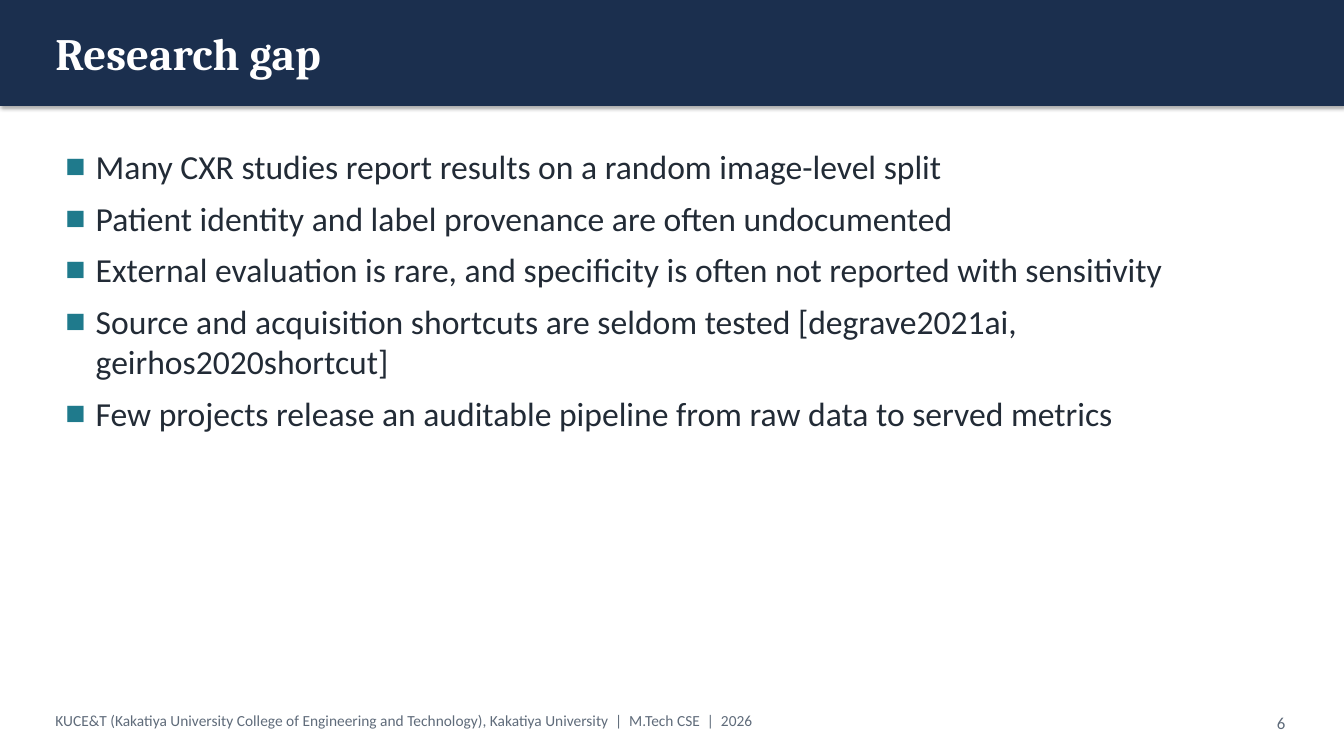
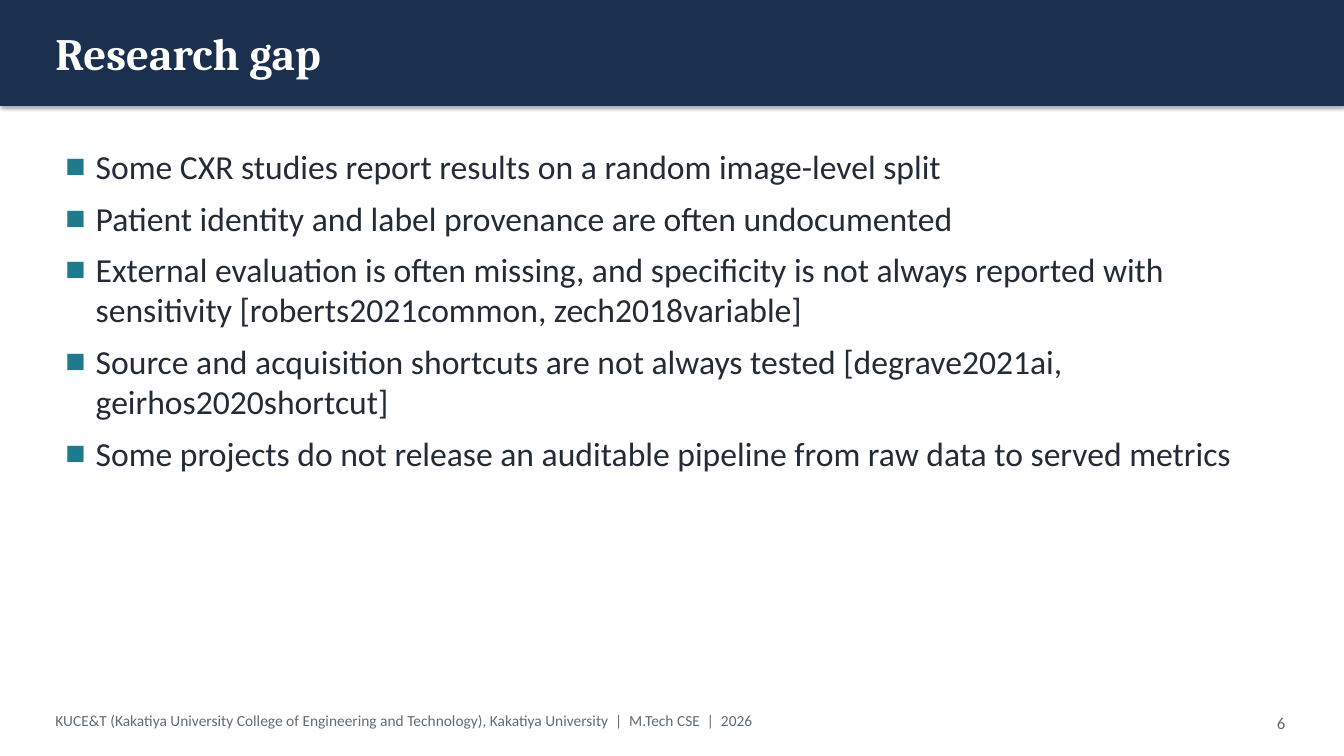
Before and after one commit to KSathwik/Lung_Disease_Detector, a slide deck: slide 6 of docs/presentation/LungAI_MTech_Presentation.pptx. Drawn at 1344x756 pixels with LibreOffice and Linux fonts; fonts in the diff are those of the drawing. Boxes give left, top, right and bottom in pixels: in the first picture for what was removed or moved away, otherwise in the second. Text is boxed around its words. In the diff, an @@ line names an element or a change of style, - is before the commit and + after.

```diff
--- a/docs/presentation/LungAI_MTech_Presentation.pptx
+++ b/docs/presentation/LungAI_MTech_Presentation.pptx
@@ text at [96, 155, 940, 185]: text changed @@
-■ Many CXR studies report results on a random image-level split
+■ Some CXR studies report results on a random image-level split
@@ text at [96, 258, 1230, 472]: text changed @@
-■ External evaluation is rare, and specificity is often not reported with sensitivity
-■ Source and acquisition shortcuts are seldom tested [degrave2021ai, geirhos2020shortcut]
-■ Few projects release an auditable pipeline from raw data to served metrics
+■ External evaluation is often missing, and specificity is not always reported with sensitivity [roberts2021common, zech2018variable]
+■ Source and acquisition shortcuts are not always tested [degrave2021ai, geirhos2020shortcut]
+■ Some projects do not release an auditable pipeline from raw data to served metrics
```
Also in this commit, not shown: 8 other slides changed, 45 other files.
